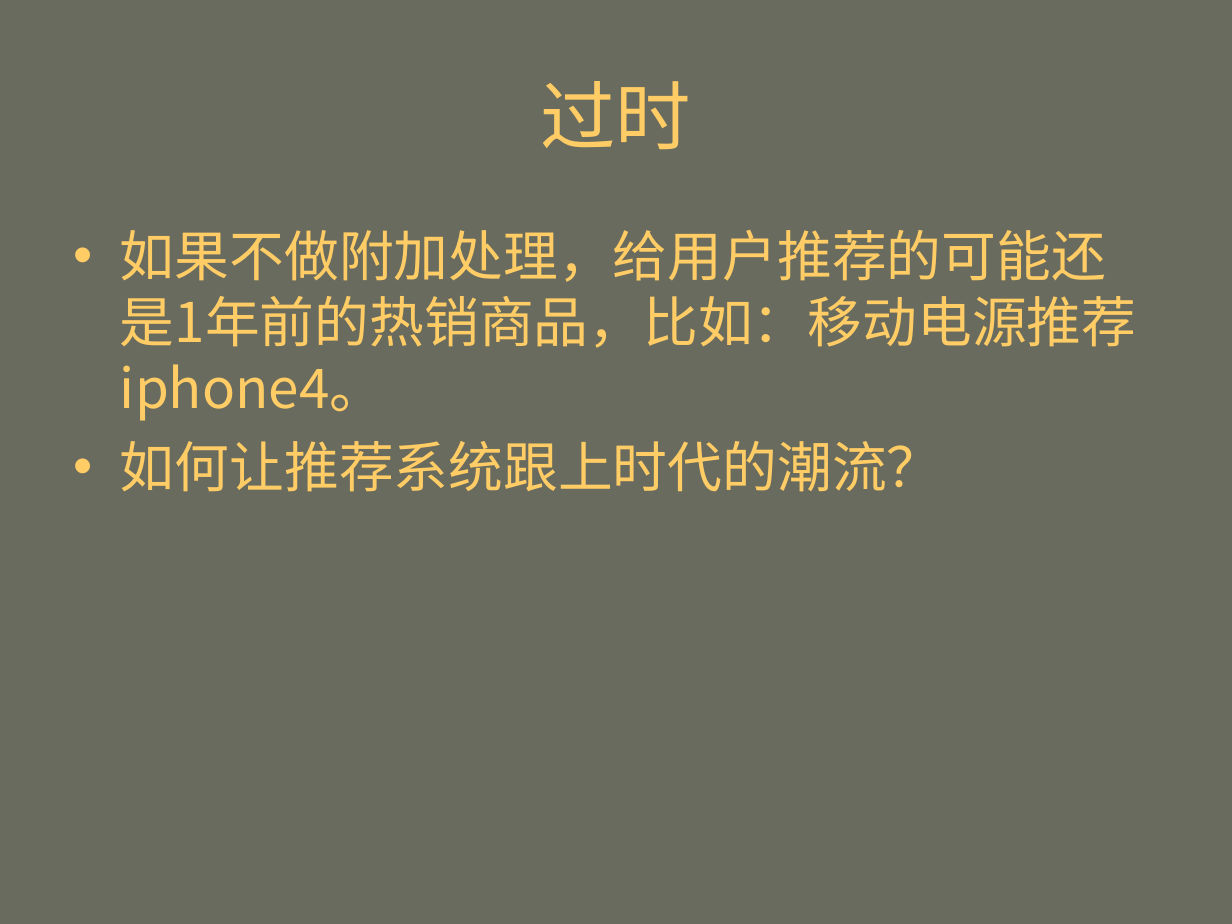
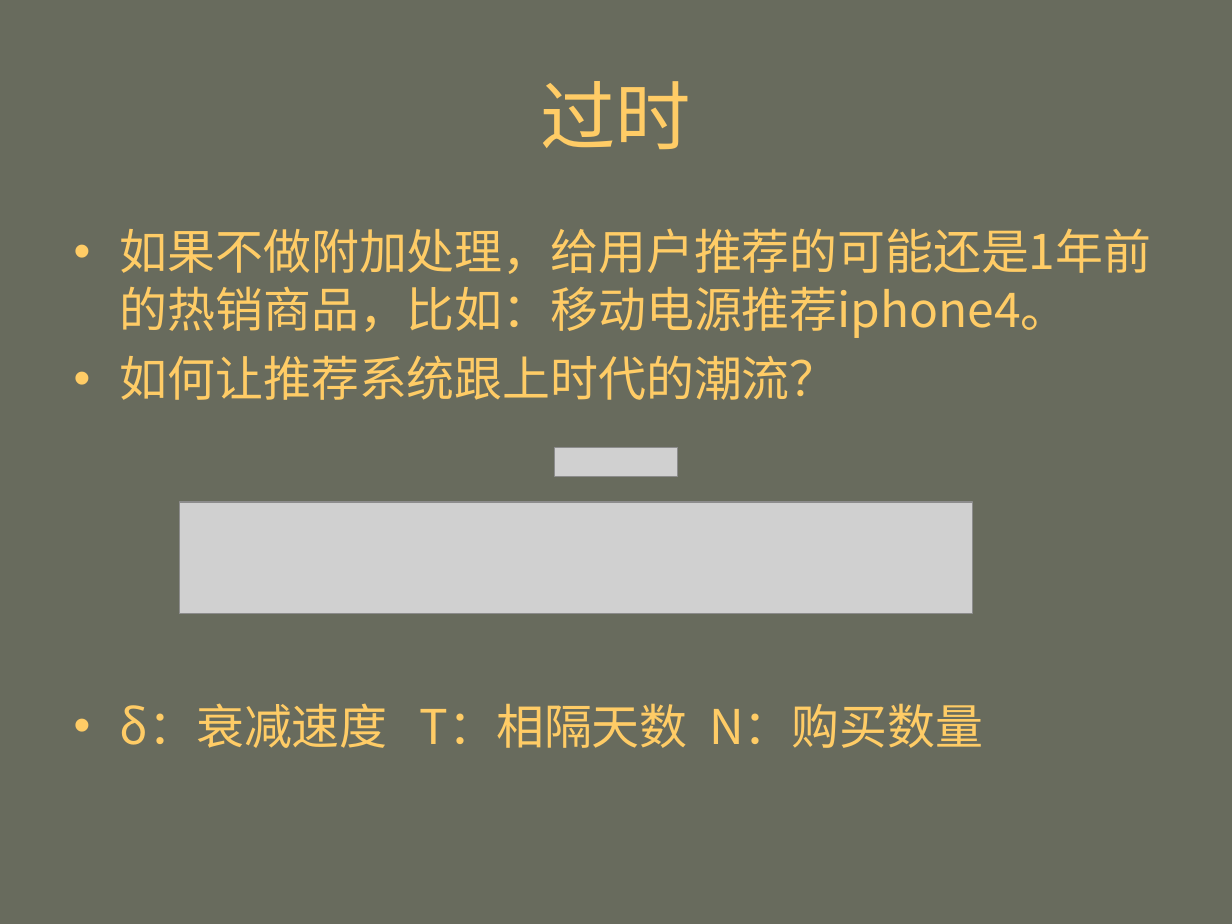
Before and after one commit to mahengyang/code, a slide deck: slide 20 of puffin/个性化推荐.ppt. Drawn at 1232x924 pixels with LibreOffice and Linux fonts; fonts in the diff are those of the drawing; grey boxes stand for pictures. Boxes give left, top, right and bottom in pixels: in the first picture for what was removed or moved away, otherwise in the second. Text is boxed around its words. In the diff, an @@ line names an element or a change of style, - is before the commit and + after.

```diff
--- a/puffin/个性化推荐.ppt
+++ b/puffin/个性化推荐.ppt
@@ text at box(120, 228, 1151, 400): size 32 to 28 pt in "如果不做附加处理，给用户推荐的可能还是1年前的热销商品，比如：移动电源推荐iphone4。", "如何让推荐系统跟上时代的潮流？"; less space between paragraphs @@
@@ picture added at box(554, 447, 678, 477) @@
@@ picture added at box(180, 501, 973, 614) @@
@@ picture added at box(325, 505, 752, 615) @@
@@ text at box(120, 703, 983, 748): paragraph added @@
+• δ：衰减速度 T：相隔天数 N：购买数量
```
Also in this commit, not shown: 9 other slides changed, 1 slide added, 6 other files.
